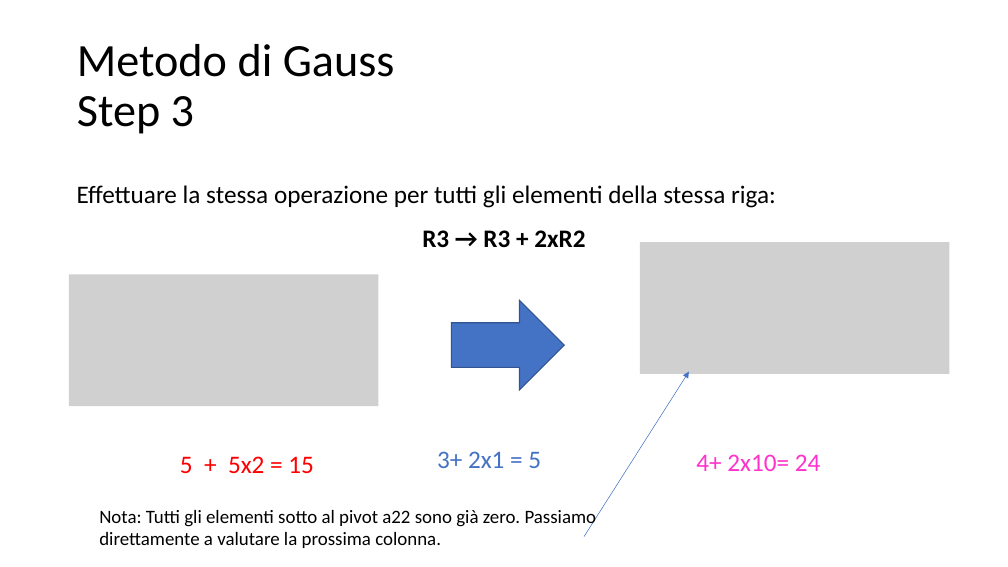
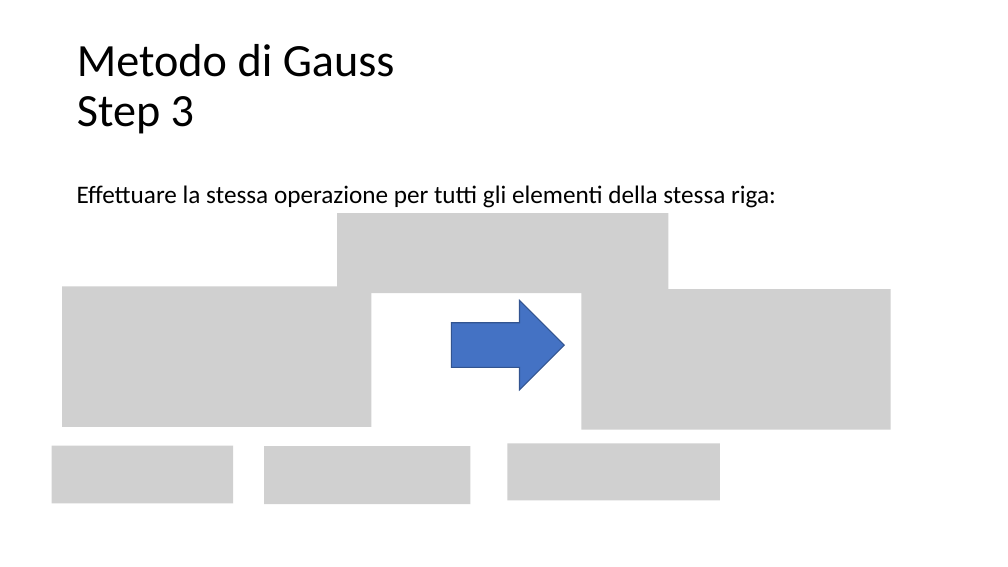
Before and after one commit to matteodelv/GaussLinearSystems, a slide deck: slide 36 of Presentazione.pptx (slide 35 before the commit). Drawn at 1008x567 pixels with LibreOffice and Linux fonts; fonts in the diff are those of the drawing; grey boxes stand for pictures. Boxes give left, top, right and bottom in pixels: in the first picture for what was removed or moved away, otherwise in the second. Text is boxed around its words. In the diff, an @@ line names an element or a change of style, - is before the commit and + after.

```diff
--- a/Presentazione.pptx
+++ b/Presentazione.pptx
@@ picture added at (337,213,668,293) @@
@@ text removed at (422,230,585,247) @@
-R3 → R3 + 2xR2
@@ picture removed at (640,242,949,374) @@
@@ picture: place and size @@
-picture at (69,274,378,406)
+picture at (62,287,371,427)
@@ picture added at (582,289,891,430) @@
@@ arrow removed from (584, 537) to (689, 372) @@
@@ picture added at (51,446,233,504) @@
@@ picture added at (264,446,470,504) @@
@@ picture added at (507,443,720,501) @@
@@ text removed at (180,456,314,473) @@
-5 + 5x2 = 15
@@ text removed at (437,451,541,468) @@
-3+ 2x1 = 5
@@ text removed at (696,454,821,471) @@
-4+ 2x10= 24
@@ text removed at (99,510,597,548) @@
-Nota: Tutti gli elementi sotto al pivot a22 sono già zero. Passiamo direttamente a valutare la prossima colonna.
```
Also in this commit, not shown: 26 other slides changed, 3 slides added.
